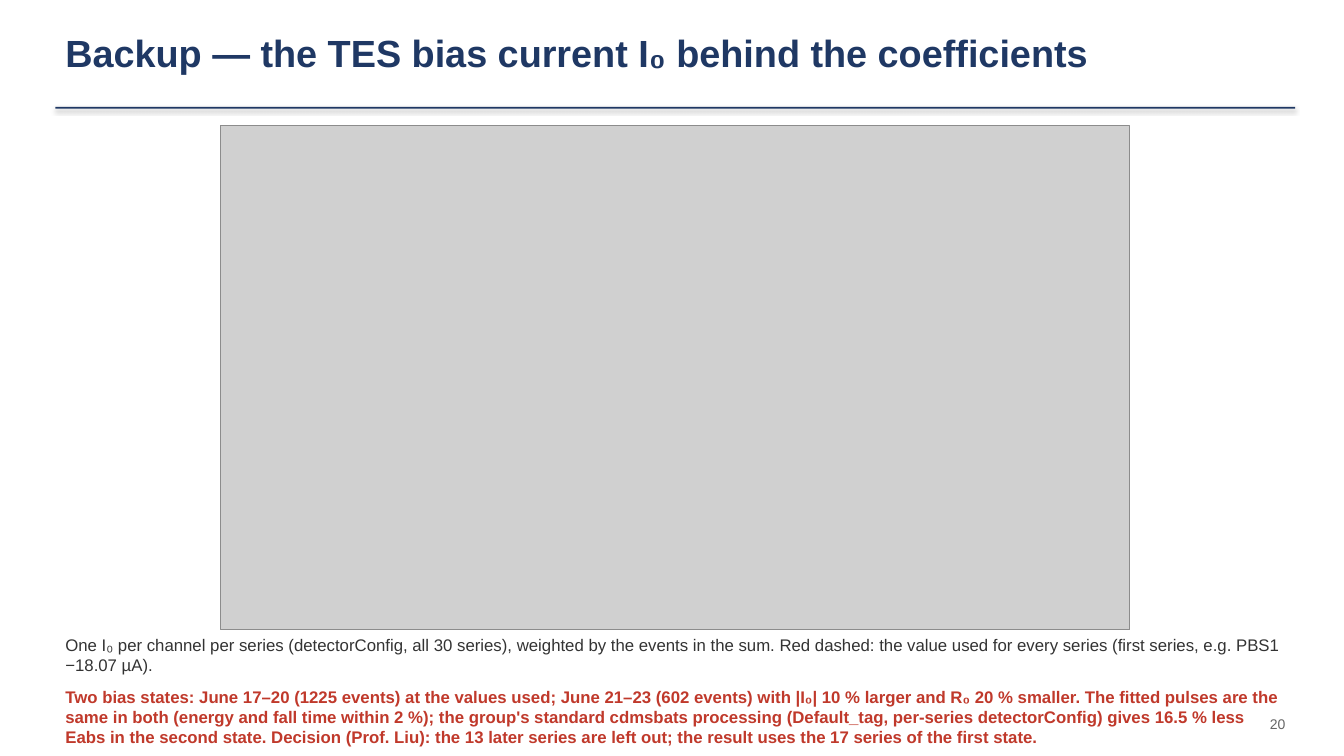
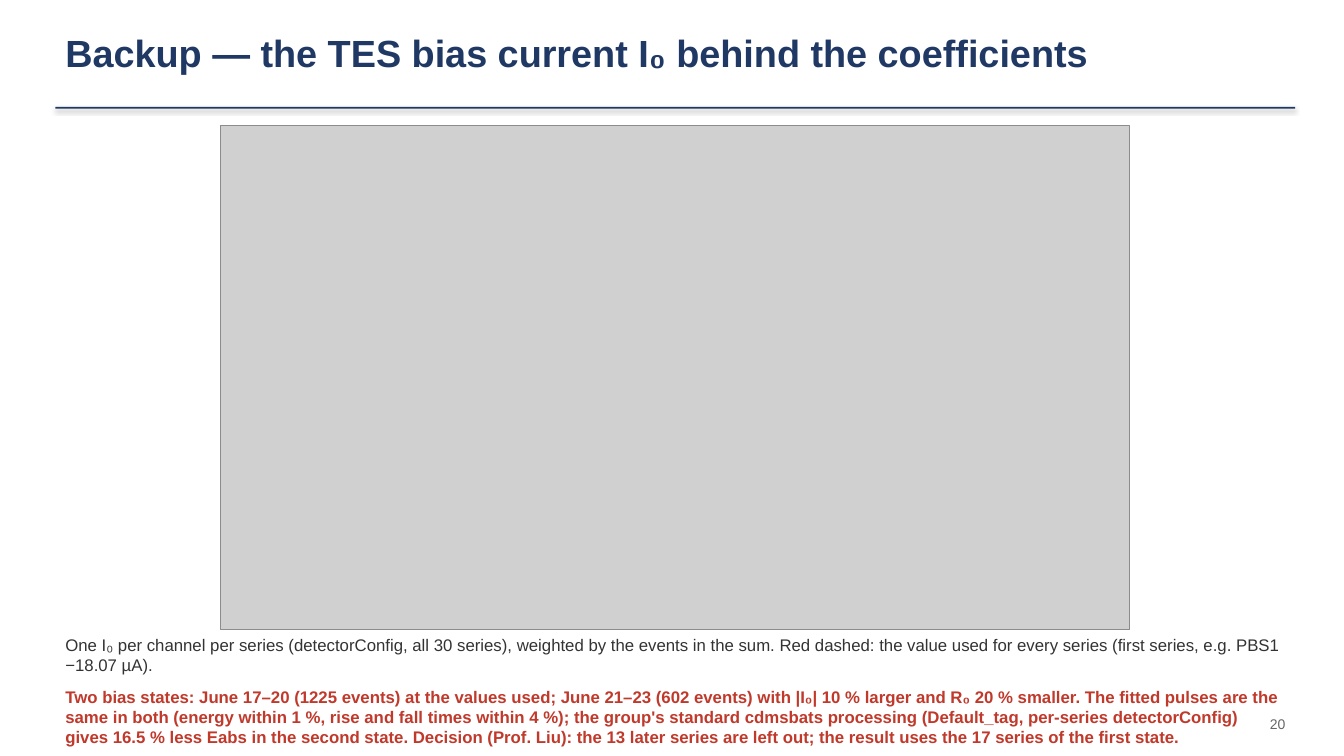
Before and after one commit to ZhihengLi0/urop, a slide deck: slide 20 of snolab_run4_phonon_pulse_analysis/collection_efficiency/presentation/SNOLAB_R4_collection_efficiency_20260910.pptx. Drawn at 1344x756 pixels with LibreOffice and Linux fonts; fonts in the diff are those of the drawing; grey boxes stand for pictures. Boxes give left, top, right and bottom in pixels: in the first picture for what was removed or moved away, otherwise in the second. Text is boxed around its words. In the diff, an @@ line names an element or a change of style, - is before the commit and + after.

```diff
--- a/snolab_run4_phonon_pulse_analysis/collection_efficiency/presentation/SNOLAB_R4_collection_efficiency_20260910.pptx
+++ b/snolab_run4_phonon_pulse_analysis/collection_efficiency/presentation/SNOLAB_R4_collection_efficiency_20260910.pptx
@@ text at (65,691,1277,747): text changed @@
-Two bias states: June 17–20 (1225 events) at the values used; June 21–23 (602 events) with |I₀| 10 % larger and R₀ 20 % smaller. The fitted pulses are the same in both (energy and fall time within 2 %); the group's standard cdmsbats processing (Default_tag, per-series detectorConfig) gives 16.5 % less Eabs in the second state. Decision (Prof. Liu): the 13 later series are left out; the result uses the 17 series of the first state.
+Two bias states: June 17–20 (1225 events) at the values used; June 21–23 (602 events) with |I₀| 10 % larger and R₀ 20 % smaller. The fitted pulses are the same in both (energy within 1 %, rise and fall times within 4 %); the group's standard cdmsbats processing (Default_tag, per-series detectorConfig) gives 16.5 % less Eabs in the second state. Decision (Prof. Liu): the 13 later series are left out; the result uses the 17 series of the first state.
```
Also in this commit, not shown: 6 other files.
